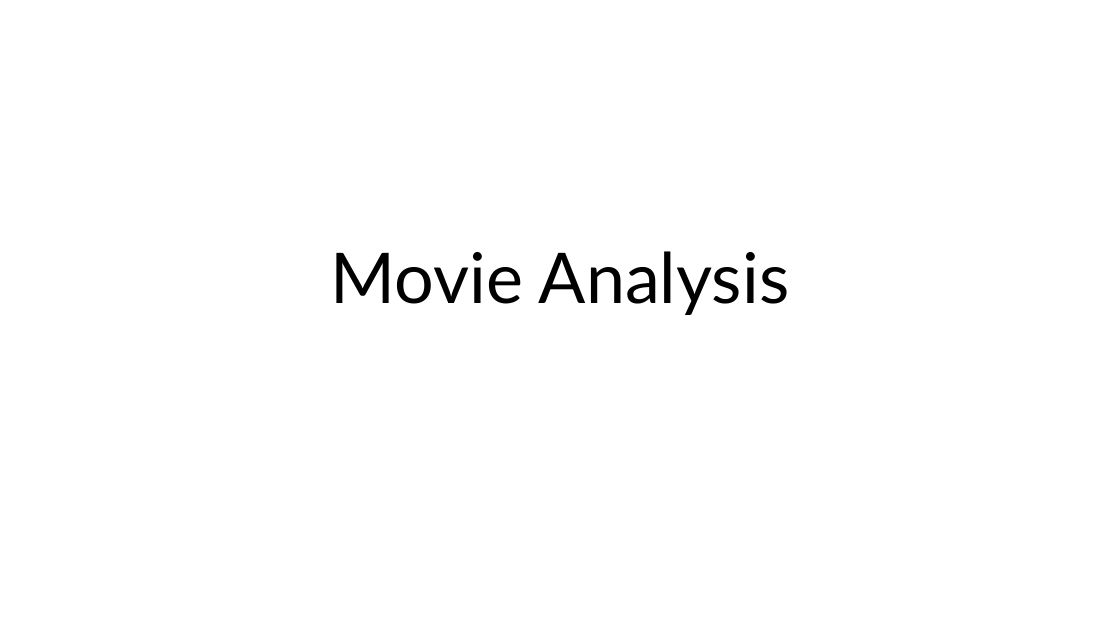
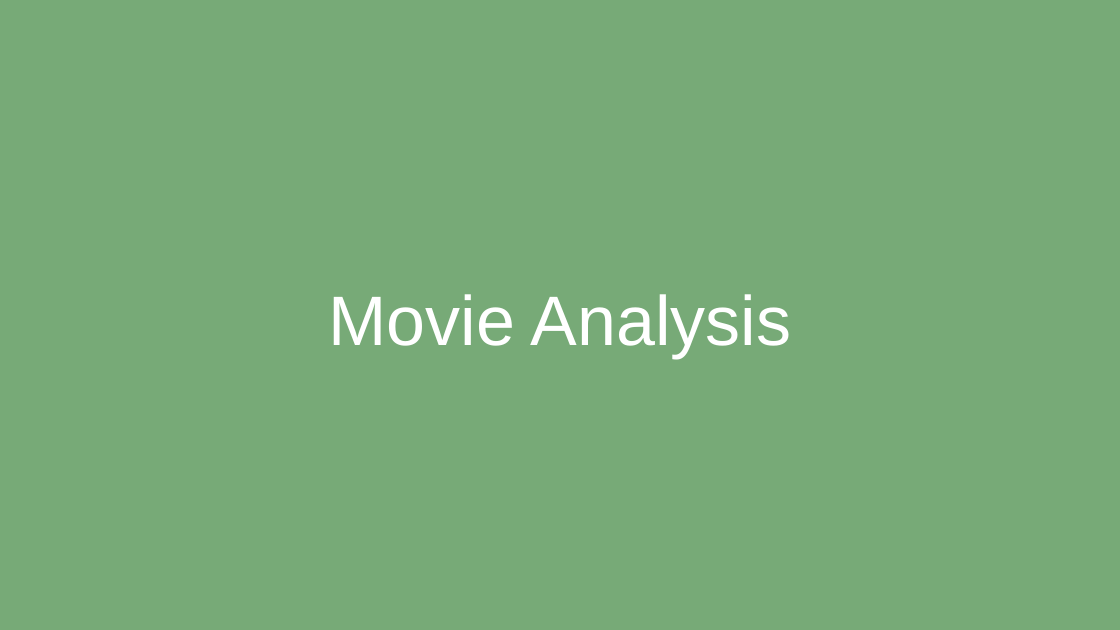
Before and after one commit to dtoshm/data_project_eight, a slide deck: slide 1 of movie_presentation.pptx. Drawn at 1120x630 pixels with LibreOffice and Linux fonts; fonts in the diff are those of the drawing. Boxes give left, top, right and bottom in pixels: in the first picture for what was removed or moved away, otherwise in the second. Text is boxed around its words. In the diff, an @@ line names an element or a change of style, - is before the commit and + after.

```diff
--- a/movie_presentation.pptx
+++ b/movie_presentation.pptx
@@ background #FFFFFF to #77AA77 @@
@@ title "Movie Analysis": place and size @@
-title "Movie Analysis" at (331, 251, 789, 315)
+title "Movie Analysis" at (328, 294, 792, 358)
@@ title "Movie Analysis" at (328, 294, 792, 358): font Lato to Arial, text colour #000000 to #FFFFFF @@
```
Also in this commit, not shown: 4 other slides changed, 1 other file.
